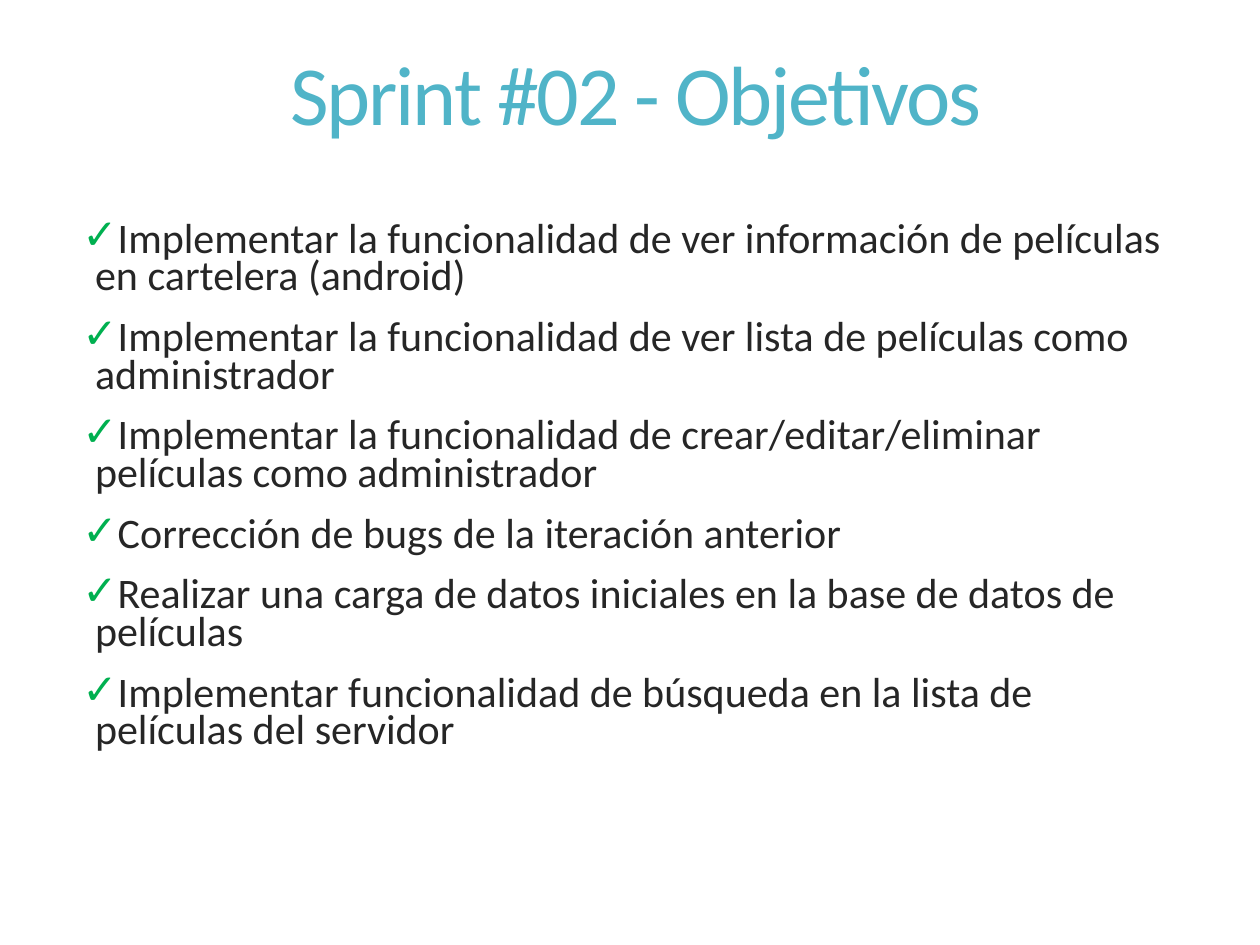
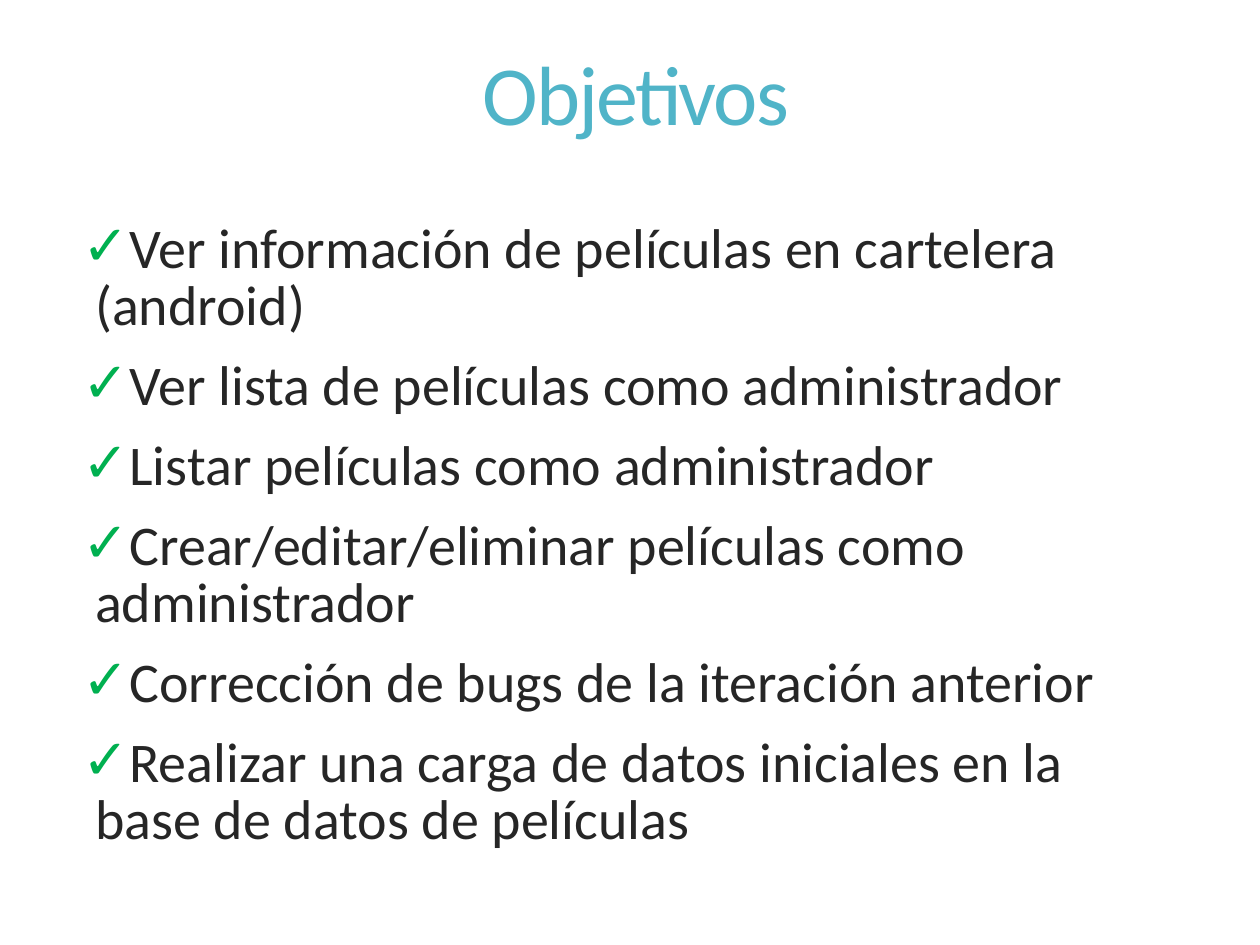
Before and after one commit to dschenkelman/a-malazan-wolvering, a slide deck: slide 2 of docs/Reuniones/Sprint 2/Reunion Formal 2013-09-30/Reunion formal 2013-09-30.pptx. Drawn at 1260x945 pixels with LibreOffice and Linux fonts; fonts in the diff are those of the drawing. Boxes give left, top, right and bottom in pixels: in the first picture for what was removed or moved away, otherwise in the second. Text is boxed around its words. In the diff, an @@ line names an element or a change of style, - is before the commit and + after.

```diff
--- a/docs/Reuniones/Sprint 2/Reunion Formal 2013-09-30/Reunion formal 2013-09-30.pptx
+++ b/docs/Reuniones/Sprint 2/Reunion Formal 2013-09-30/Reunion formal 2013-09-30.pptx
@@ title at box(483, 66, 789, 140): text changed @@
-Sprint #02 - Objetivos
+Objetivos
@@ text at box(95, 229, 1063, 623): text changed; size 24 to 32 pt @@
-✓ Implementar la funcionalidad de ver información de películas en cartelera (android)
-✓ Implementar la funcionalidad de ver lista de películas como administrador
-✓ Implementar la funcionalidad de crear/editar/eliminar películas como administrador
+✓ Ver información de películas en cartelera (android)
+✓ Ver lista de películas como administrador
+✓ Listar películas como administrador
+✓ Crear/editar/eliminar películas como administrador
@@ text at box(95, 678, 1032, 751): paragraph removed @@
-✓ Implementar funcionalidad de búsqueda en la lista de películas del servidor
@@ text at box(95, 663, 1094, 848): size 24 to 32 pt in "Corrección de bugs de la iteración anterior", "Realizar una carga de datos iniciales en ..."; line spacing 0.75 to 0.85 @@
```
Also in this commit, not shown: 8 other slides changed, 1 slide added, 2 slides removed.
